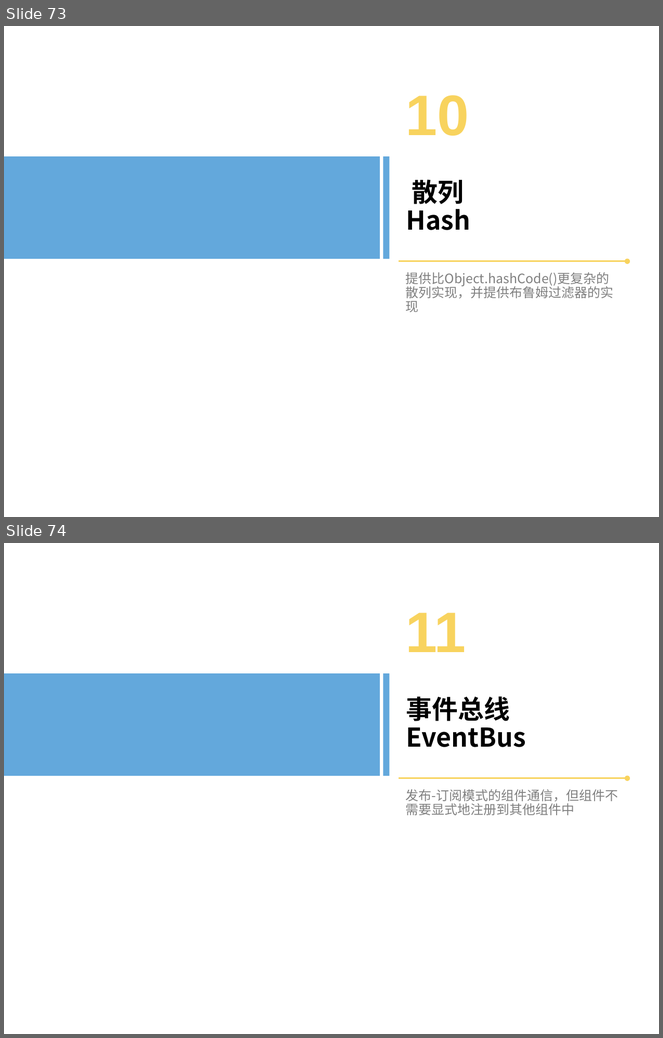
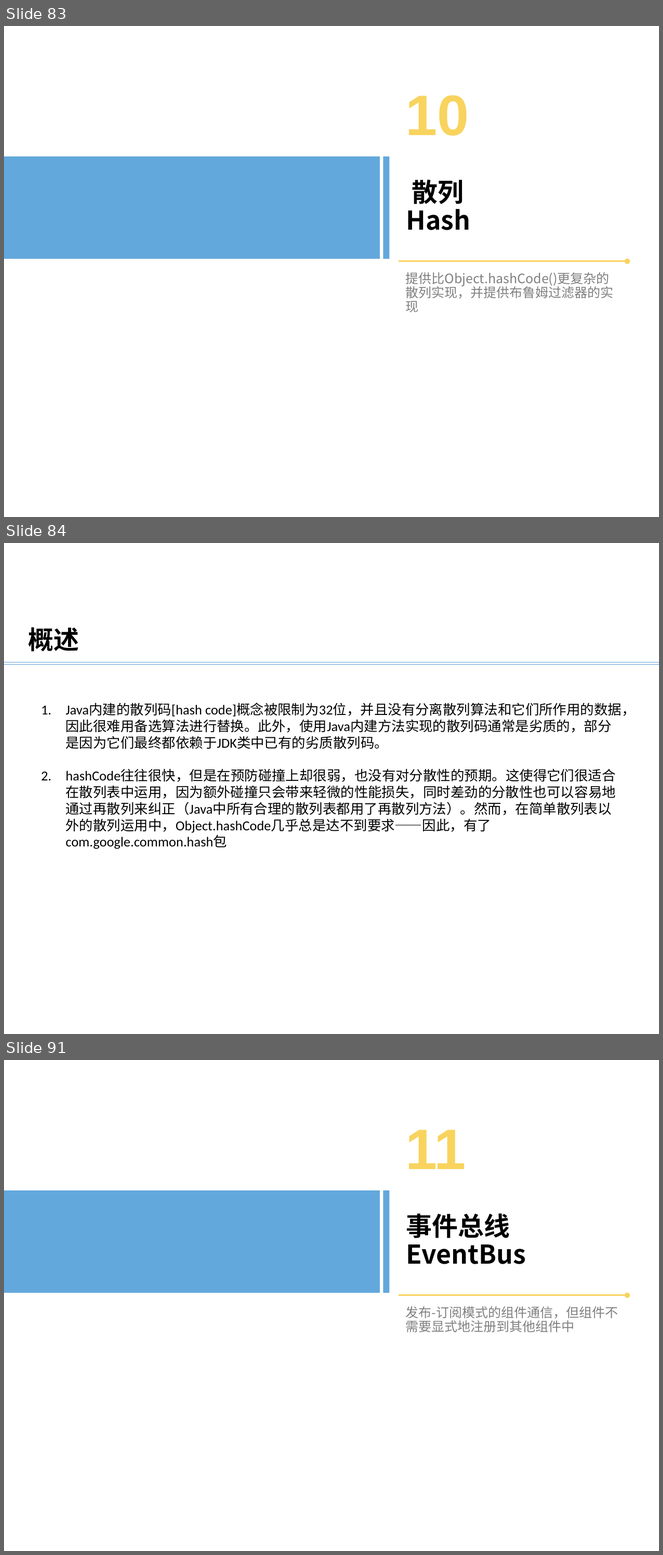
Before and after one commit to bxguo/guava, a slide deck: Guava介绍.pptx. Shown one above the other, each under a label of ours: slides 73 and 74 before the commit, slides 83, 84 and 91 after it; the slides between them are not shown. The pictures are 663x1038 and 663x1555 pixels, drawn with LibreOffice and Linux fonts; fonts in the diff are those of the drawing; background and template pictures are left out. Boxes give left, top, right and bottom in pixels: in the first picture for what was removed or moved away, otherwise in the second. Text is boxed around its words. In the diff, an @@ line names an element or a change of style, - is before the commit and + after.

```diff
--- a/Guava介绍.pptx
+++ b/Guava介绍.pptx
@@ slide 84 added at bbox=[4, 543, 659, 1034], background #FFFFFF @@
@@ text added at bbox=[28, 627, 79, 652], 28 pt, text #000000, bold @@
+概述
@@ line added from (4, 662) to (659, 662), #5B9BD5 0.5 pt @@
@@ line added from (4, 664) to (659, 664), #5B9BD5 0.5 pt @@
@@ text added at bbox=[66, 704, 636, 849], 15.1 pt, text #000000 @@
+1. Java内建的散列码[hash code]概念被限制为32位，并且没有分离散列算法和它们所作用的数据，因此很难用备选算法进行替换。此外，使用Java内建方法实现的散列码通常是劣质的，部分是因为它们最终都依赖于JDK类中已有的劣质散列码。
+2. hashCode往往很快，但是在预防碰撞上却很弱，也没有对分散性的预期。这使得它们很适合在散列表中运用，因为额外碰撞只会带来轻微的性能损失，同时差劲的分散性也可以容易地通过再散列来纠正（Java中所有合理的散列表都用了再散列方法）。然而，在简单散列表以外的散列运用中，Object.hashCode几乎总是达不到要求——因此，有了com.google.common.hash包
@@ what was slide 73 is now slide 83 @@
@@ what was slide 74 is now slide 91 @@
```
Also in this commit, not shown: 26 other slides added, 1 other file.
